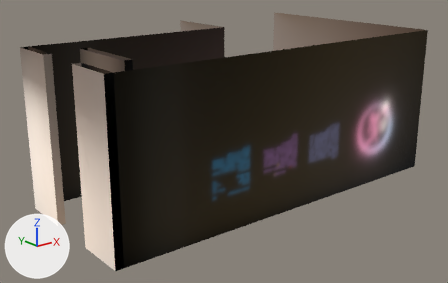
A saved change to the glTF model mesh/last.gltf.
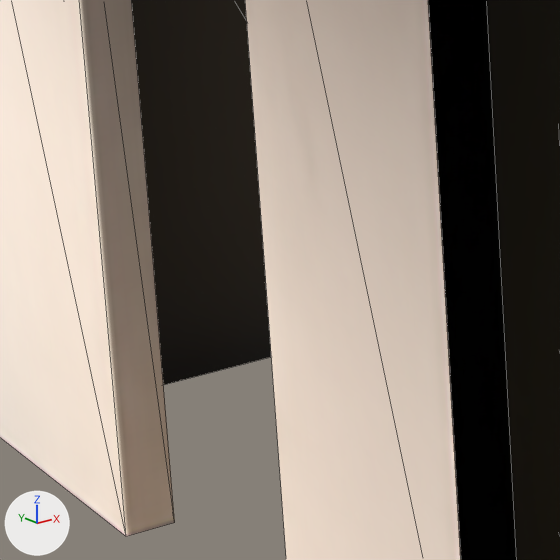
There are two pictures of each version: one whole from a 50 mm camera at (-13.23, -26.02, 6.19) aimed at (-3.02, -13.25, 1.08), one close up on the part from 8% to 29% of the width and 49% to 81% of the height. The lights are fixed; the arrows at lower left show +X, +Y and +Z. The close-ups show mesh edges as thin lines. Where no turn or scale is listed for an object, it has been applied to the vertices.

Before the edit, the objects in view are built like this:
```python
me_circle_008 = bpy.data.meshes.new('Circle.008')
me_circle_008.from_pydata(...)  # 12 vertices, 10 faces; spans x -8.0..2.0, y -16.0, z 0.0..4.0
me_circle_008.materials.append(mat_wall_group_disctrict_1_001)
me_circle_015 = bpy.data.meshes.new('Circle.015')
me_circle_015.from_pydata(...)  # 24 vertices, 20 faces; spans x -8.0..-6.8, y -16.0..-12.0, z 0.0..4.0
me_circle_015.materials.append(mat_wall_separator)
me_circle_038 = bpy.data.meshes.new('Circle.038')
me_circle_038.from_pydata(...)  # 8 vertices, 6 faces; spans x -8.0..-2.0, y -12.0, z 0.0..4.0
me_circle_038.materials.append(mat_wall_group_disctrict_2_001)
ob_separator = bpy.data.objects.new('separator', me_circle_015)
ob_separator.location = (0.0, 0.0, 0.0)
ob_wall_group_district_1 = bpy.data.objects.new('wall group district 1', me_circle_008)
ob_wall_group_district_1.location = (0.0, 0.0, 0.0)
ob_wall_group_district_2 = bpy.data.objects.new('wall group district 2', me_circle_038)
ob_wall_group_district_2.location = (0.0, 0.0, 0.0)
```
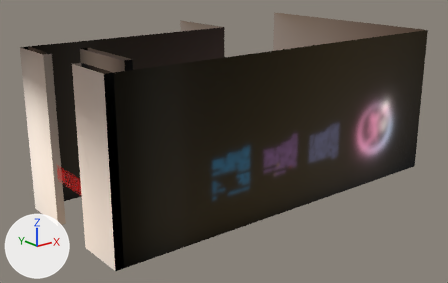
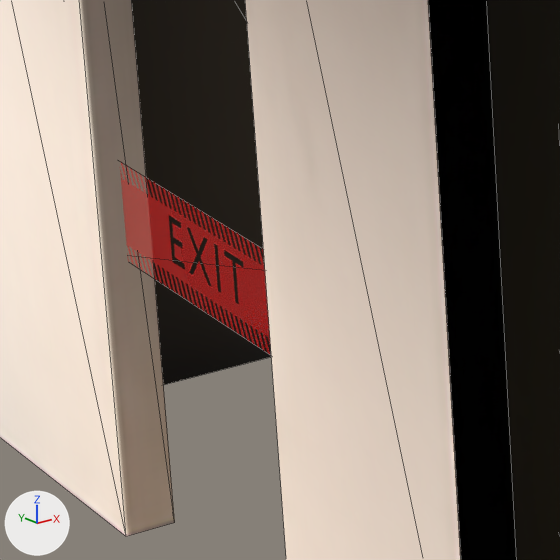
Where the change shows, as pixel boxes [x1, y1, x2, y2] in the close-ups (560 x 560 px):
'EXIT sign 2', added
    after: [120, 162, 271, 355]

The change, as a diff of the scene's bpy script:
```diff
--- a/mesh/last.gltf.py
+++ b/mesh/last.gltf.py
@@ img_exit_sign_2 @@
+img_exit_sign_2 = load_image('EXIT sign 2', 'EXIT sign 2.png', 1200, 300, 'sRGB')
@@ mat_exit_sign_2 @@
+mat_exit_sign_2 = bpy.data.materials.new('EXIT sign 2')
+# uses the picture img_exit_sign_2
@@ me_exit_sign_2 @@
+me_exit_sign_2.from_pydata(...)  # 4 vertices, 2 faces; spans x 0.0, y -0.8..0.8, z -0.2..0.2
+me_exit_sign_2.materials.append(mat_exit_sign_2)
@@ ob_exit_sign_2 @@
+ob_exit_sign_2 = bpy.data.objects.new('EXIT sign 2', me_exit_sign_2)
+ob_exit_sign_2.location = (-7.9, -14.0, 1.3)
```
